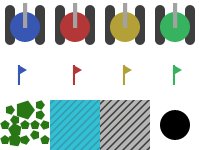
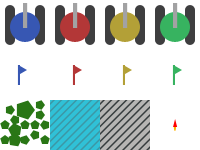
Layer changes from the first w=200, h=150 image to the second:
removed layer "Shape 25" from group "base" over [160, 110, 190, 140]
removed layer "Shape 24" from group "base" over [160, 110, 190, 140]
added layer "Shape 29" in group "bullet" over [173, 119, 178, 127]
added layer "Shape 30" in group "bullet" over [173, 124, 176, 131]
